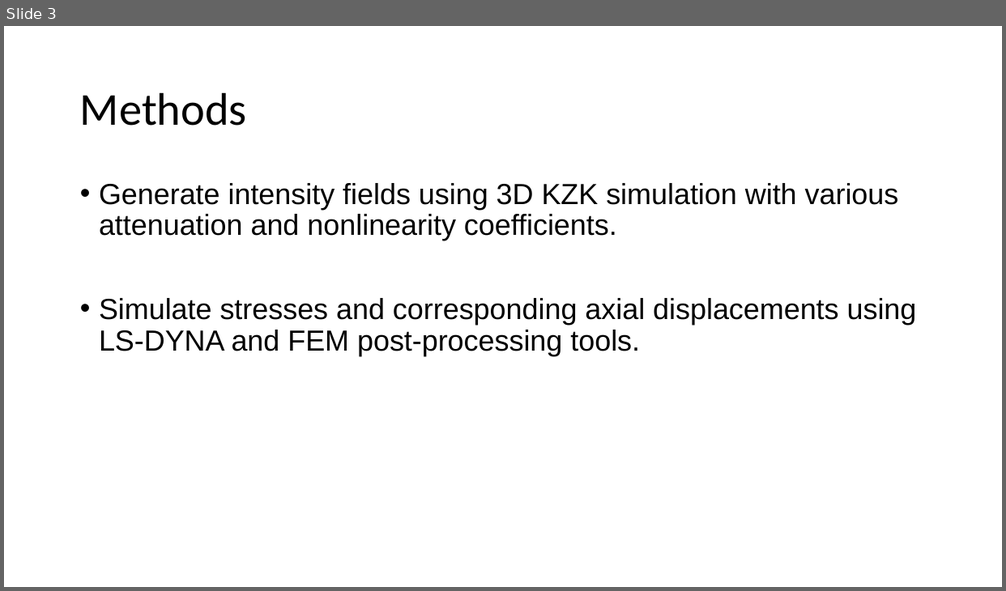
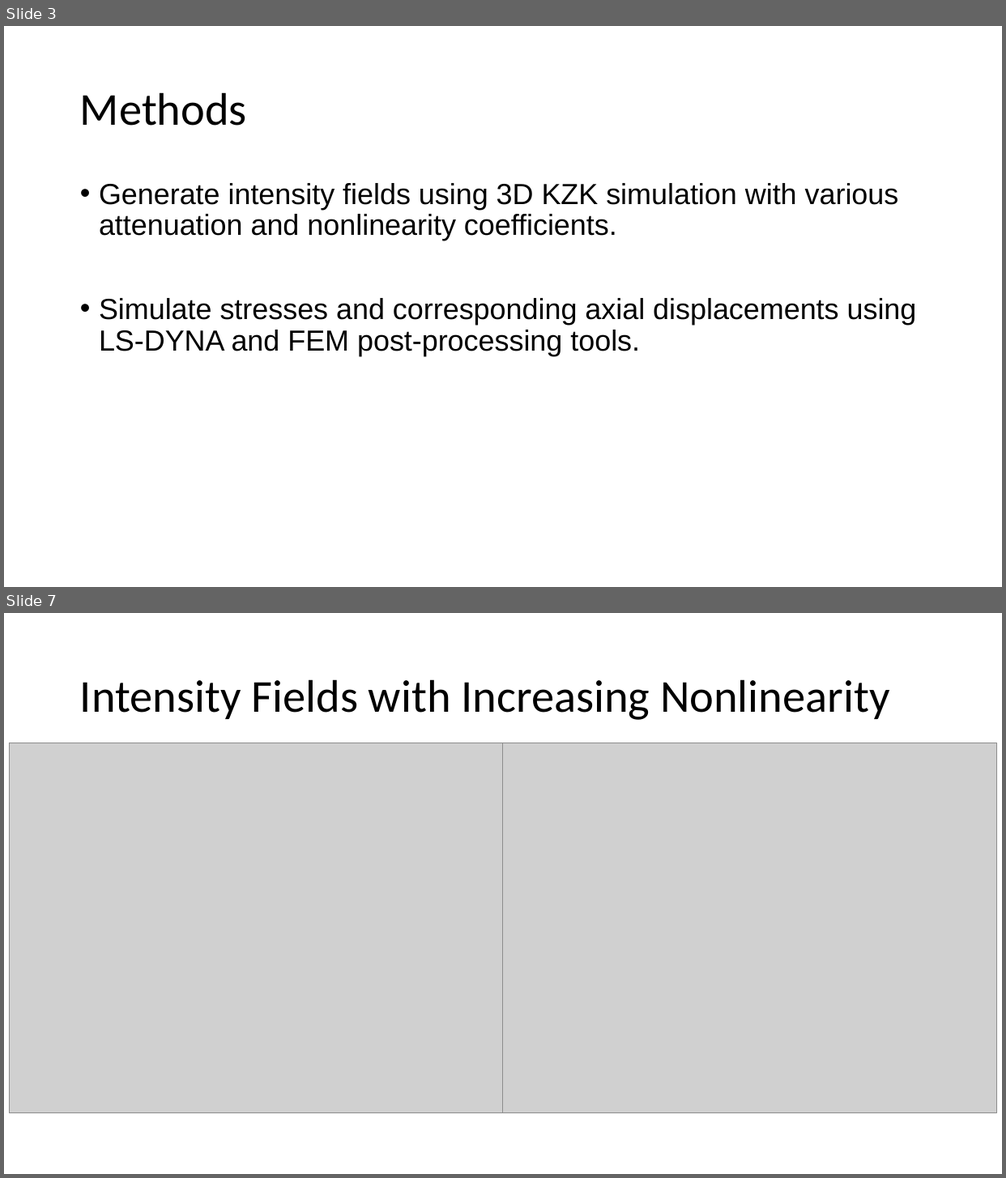
Before and after one commit to ningrui-li/nonlinear_acoustic, a slide deck: presentations/lab_meeting/lab_meeting_2015.04.24_kzk_sws.pptx. Shown one above the other, each under a label of ours: slide 3 before the commit, slides 3 and 7 after it; the slides between them are not shown. The pictures are 1006x591 and 1006x1178 pixels, drawn with LibreOffice and Linux fonts; fonts in the diff are those of the drawing; grey boxes stand for pictures. Boxes give left, top, right and bottom in pixels: in the first picture for what was removed or moved away, otherwise in the second. Text is boxed around its words. In the diff, an @@ line names an element or a change of style, - is before the commit and + after.

```diff
--- a/presentations/lab_meeting/lab_meeting_2015.04.24_kzk_sws.pptx
+++ b/presentations/lab_meeting/lab_meeting_2015.04.24_kzk_sws.pptx
@@ slide 7 added at bbox=[4, 613, 1002, 1174], background #FFFFFF @@
@@ title added at bbox=[80, 679, 889, 720], 44 pt, text #000000 @@
+Intensity Fields with Increasing Nonlinearity
@@ picture added at bbox=[9, 743, 503, 1114] @@
@@ picture added at bbox=[503, 743, 997, 1114] @@
```
Also in this commit, not shown: 3 slides changed, 4 other slides added, 1 slide removed.
